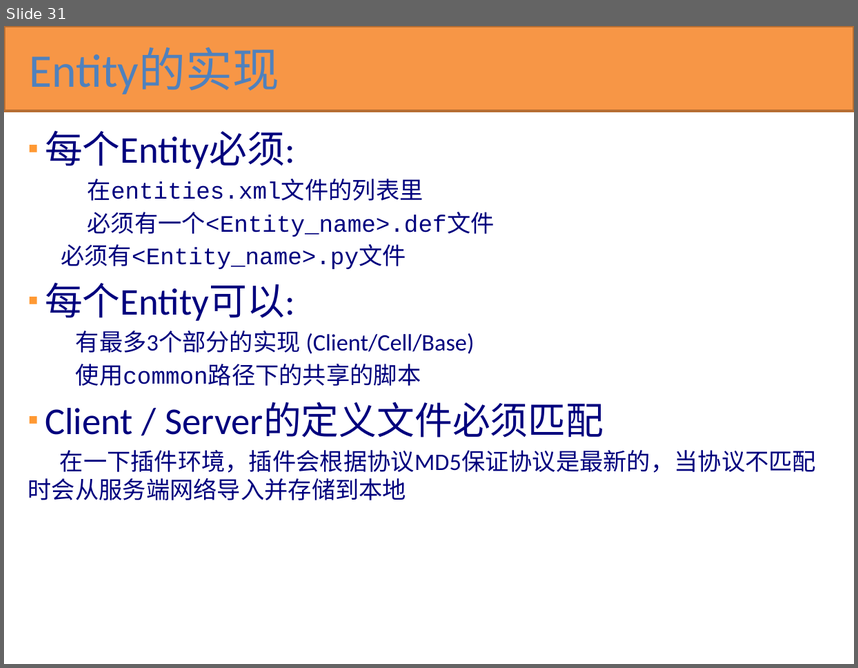
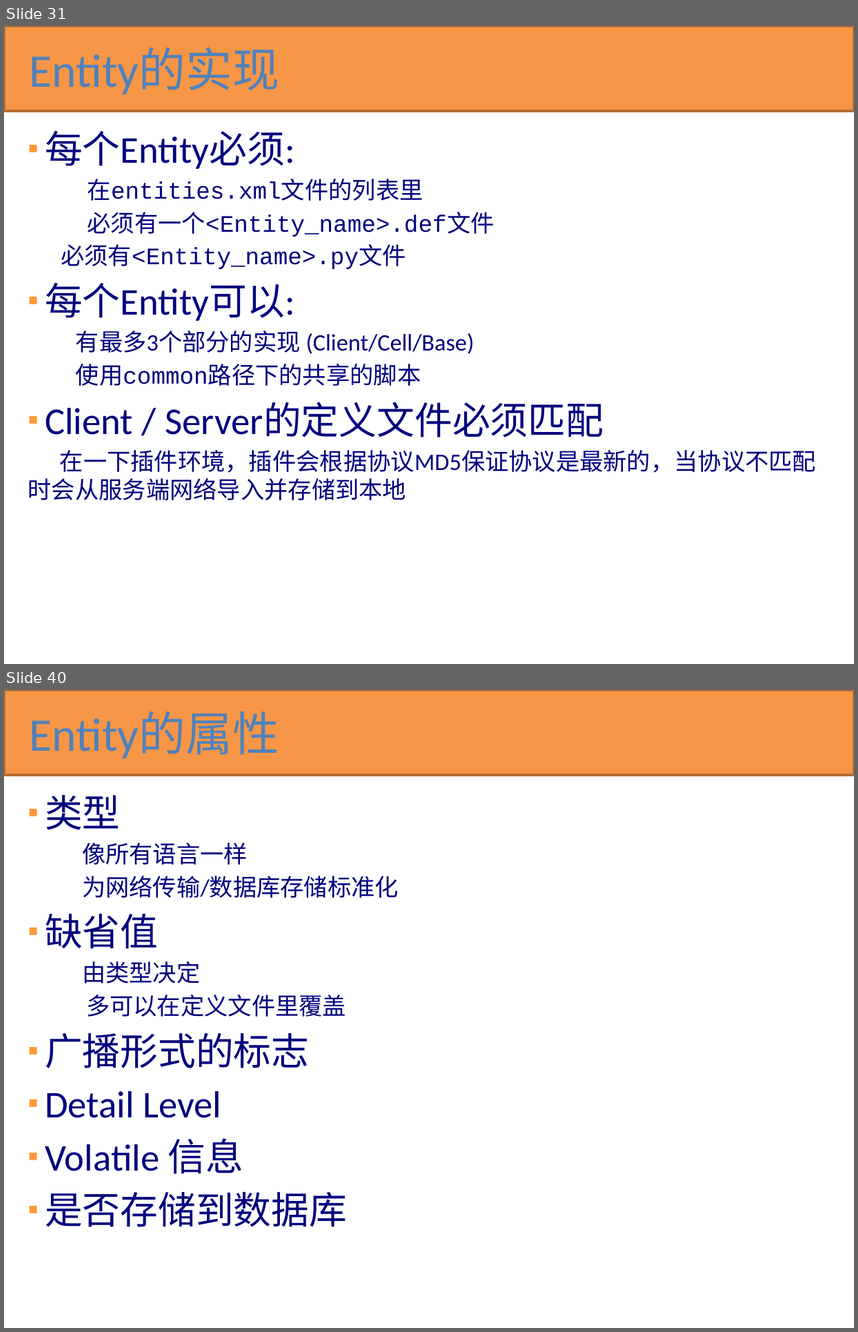
Before and after one commit to kbengine/kbengine_docs, a slide deck: KBEngine技术预览.pptx. Shown one above the other, each under a label of ours: slide 31 before the commit, slides 31 and 40 after it; the slides between them are not shown. The pictures are 858x668 and 858x1332 pixels, drawn with LibreOffice and Linux fonts; fonts in the diff are those of the drawing. Boxes give left, top, right and bottom in pixels: in the first picture for what was removed or moved away, otherwise in the second. Text is boxed around its words. In the diff, an @@ line names an element or a change of style, - is before the commit and + after.

```diff
--- a/KBEngine技术预览.pptx
+++ b/KBEngine技术预览.pptx
@@ slide 40 added at [4,690,854,1328], background #FFFFFF @@
@@ rectangle added at [4,690,854,775], fill #F79646, outline #B76F34 2 pt @@
@@ title added at [30,712,279,758], 39.6 pt, text #4F81BD @@
+Entity的属性
@@ text added at [45,795,399,1227], 32 pt, text #00007D @@
+▪ 类型
+  像所有语言一样
+  为网络传输/数据库存储标准化
+▪ 缺省值
+  由类型决定
+    多可以在定义文件里覆盖
+▪ 广播形式的标志
+▪ Detail Level
+▪ Volatile 信息
+▪ 是否存储到数据库
```
Also in this commit, not shown: 1 slide changed, 18 other slides added.
